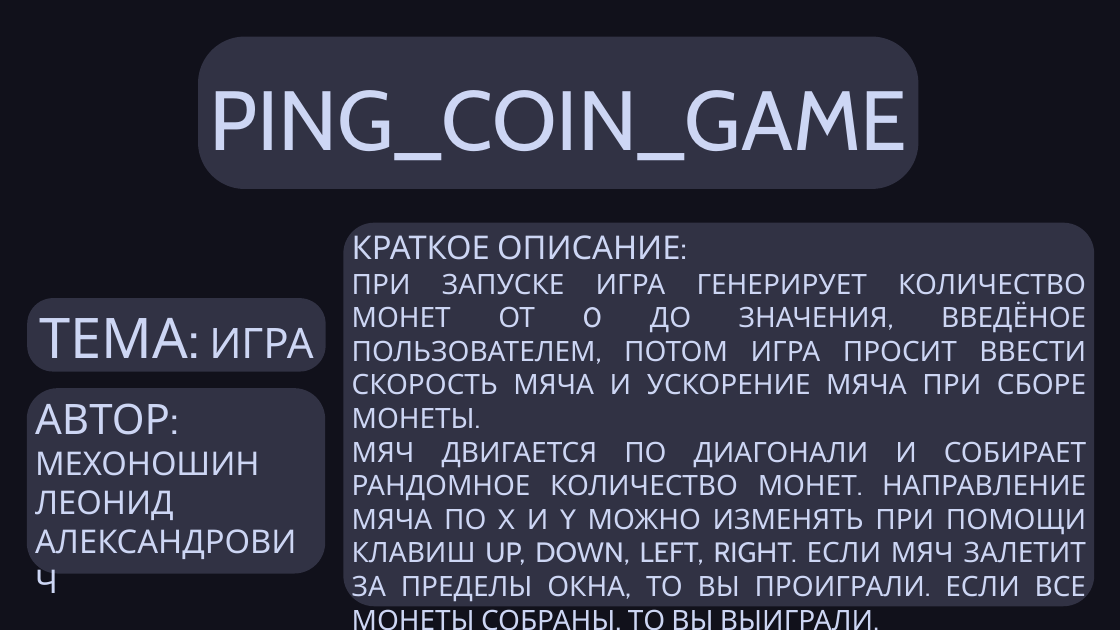
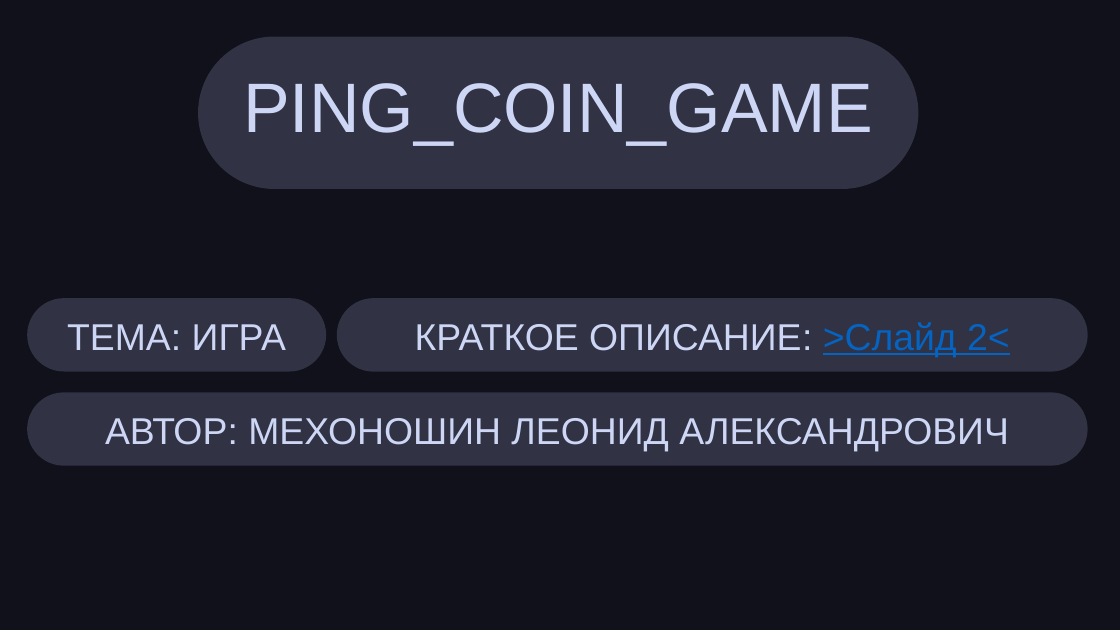
Before and after one commit to zkp3/B_and_CG, a slide deck: slide 1 of Preza.pptx. Drawn at 1120x630 pixels with LibreOffice and Linux fonts; fonts in the diff are those of the drawing. Boxes give left, top, right and bottom in pixels: in the first picture for what was removed or moved away, otherwise in the second. Text is boxed around its words. In the diff, an @@ line names an element or a change of style, - is before the commit and + after.

```diff
--- a/Preza.pptx
+++ b/Preza.pptx
@@ text in rounded rectangle at (243,83,873,146): text added @@
+PING_COIN_GAME
@@ text removed at (209,90,907,161) @@
-PING_COIN_GAME
@@ text removed at (352,229,1086,604) @@
-КРАТКОЕ ОПИСАНИЕ:
-ПРИ ЗАПУСКЕ ИГРА ГЕНЕРИРУЕТ КОЛИЧЕСТВО МОНЕТ ОТ 0 ДО ЗНАЧЕНИЯ, ВВЕДЁНОЕ ПОЛЬЗОВАТЕЛЕМ, ПОТОМ ИГРА ПРОСИТ ВВЕСТИ СКОРОСТЬ МЯЧА И УСКОРЕНИЕ МЯЧА ПРИ СБОРЕ МОНЕТЫ.
-МЯЧ ДВИГАЕТСЯ ПО ДИАГОНАЛИ И СОБИРАЕТ РАНДОМНОЕ КОЛИЧЕСТВО МОНЕТ. НАПРАВЛЕНИЕ МЯЧА ПО X И Y МОЖНО ИЗМЕНЯТЬ ПРИ ПОМОЩИ КЛАВИШ UP, DOWN, LEFT, RIGHT. ЕСЛИ МЯЧ ЗАЛЕТИТ ЗА ПРЕДЕЛЫ ОКНА, ТО ВЫ ПРОИГРАЛИ. ЕСЛИ ВСЕ МОНЕТЫ СОБРАНЫ, ТО ВЫ ВЫИГРАЛИ.
@@ proportions changed in 3 elements at (198,37,919,189), (27,298,326,371), (337,298,1088,372) @@
@@ rounded rectangle "КРАТКОЕ ОПИСАНИЕ: >Слайд 2<": place and size @@
-rounded rectangle "КРАТКОЕ ОПИСАНИЕ: >Слайд 2<" at (344,223,1095,607)
+rounded rectangle "КРАТКОЕ ОПИСАНИЕ: >Слайд 2<" at (337,298,1088,372)
@@ text removed at (40,318,313,373) @@
-ТЕМА: ИГРА
@@ text in rounded rectangle at (67,324,286,350): text added @@
+ТЕМА: ИГРА
@@ text in rounded rectangle at (415,322,1010,358): text added @@
+КРАТКОЕ ОПИСАНИЕ: >Слайд 2<
@@ rounded rectangle removed at (27,388,325,574) @@
@@ rounded rectangle "АВТОР: МЕХОНОШИН ЛЕОНИД АЛЕКСАНДРОВИЧ": place and size @@
-rounded rectangle "АВТОР: МЕХОНОШИН ЛЕОНИД АЛЕКСАНДРОВИЧ" at (35,394,259,520)
+rounded rectangle "АВТОР: МЕХОНОШИН ЛЕОНИД АЛЕКСАНДРОВИЧ" at (27,392,1088,465)
@@ rounded rectangle "АВТОР: МЕХОНОШИН ЛЕОНИД АЛЕКСАНДРОВИЧ" at (27,392,1088,465): size 36 to 32 pt in "АВТОР:"; size 28 to 32 pt in "МЕХОНОШИН ЛЕОНИД АЛЕКСАНДРОВИЧ"; font Cabin to Arial; alignment left to centre; fill none to #313244 @@
```
Also in this commit, not shown: 1 other slide changed, 1 slide added.
